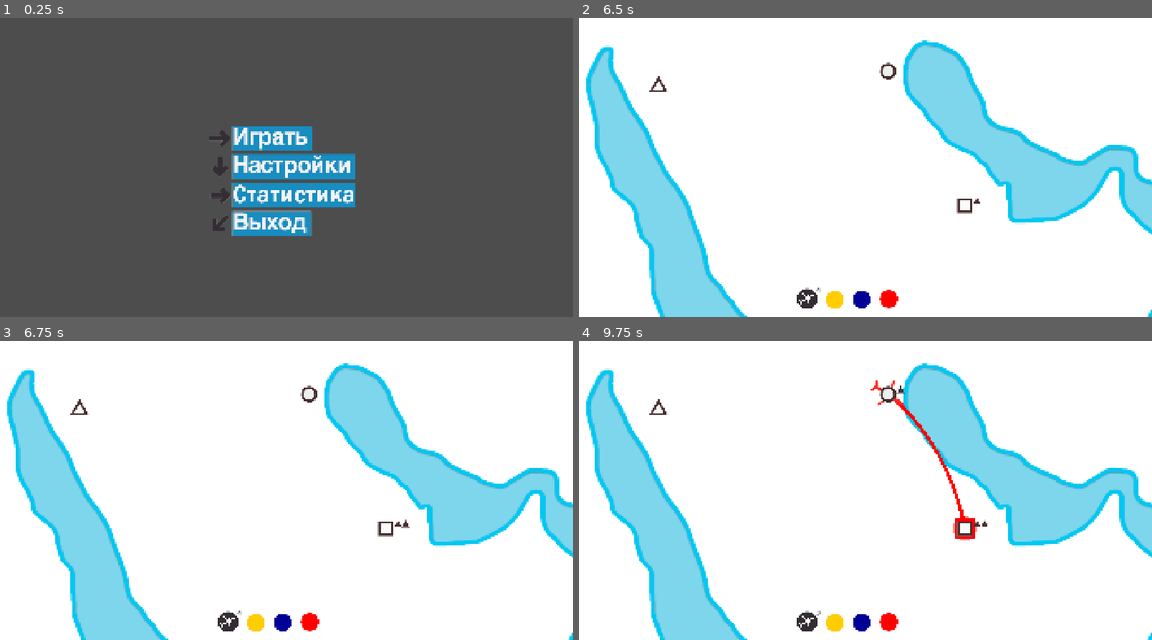
Above: before the commit, frames 1-4 (two rows, left to right).
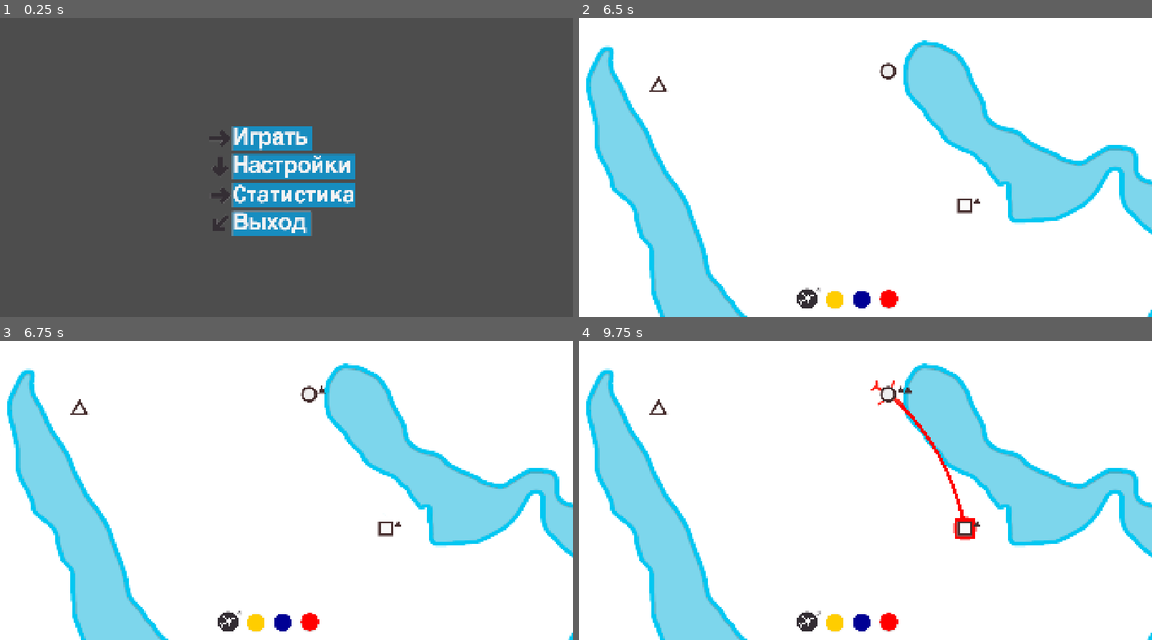
Above: after the commit, the same moments.

Repository: top-it-090304/Holding-Pattern
Game: Godot game, scene res://scene/StartMenu.tscn
Two runs of this game, one before a commit and one after it. Both use one fixed random seed, a clock stepped at 60 frames per second and the inputs below.
Inputs (mouse positions are in pixels of both pictures, inside the frame that each line leads up to):
- Up to frame 1 (0.25 s): no input
- Up to frame 2 (6.5 s): click (842, 137) at 0.5 s; click (836, 299) at 1.25 s; click (865, 299) at 2 s; click (888, 299) at 2.75 s; click (836, 299) at 3.5 s; click (865, 299) at 4.25 s; click (888, 299) at 5 s; click (836, 299) at 5.75 s
- Up to frame 3 (6.75 s): click (286, 622) at 6.5 s
- Up to frame 4 (9.75 s): click (888, 622) at 7.25 s; tap Enter at 8 s; drag from (808, 622) to (888, 394) at 8.02 s; tap Space at 8.75 s; drag from (888, 394) to (962, 529) at 8.77 s; click (962, 529) at 9.67 s

Frames 1-2 are identical in both runs. In frame 3, less than 0.1% of the frame differs, in the area x 55-72%, y 14-63%; in frame 4, less than 0.1%.

Commit message:
refactor: passengers spawn interval

Diff:
--- a/scripts/GameData.gd
+++ b/scripts/GameData.gd
@@ -1,7 +1,7 @@
 extends Node
 
 var start_planes: int = 4
-var max_passengers: int = 7
+var max_passengers: int = 15
 
 enum ShapeType { CIRCLE, SQUARE, TRIANGLE }
 
--- a/scripts/Main.gd
+++ b/scripts/Main.gd
@@ -10,6 +10,9 @@
 
 var passengers_delivery: int = 0
 var passenger_timer: Timer
+var skip_spawn: int = 0
+var storage_stack: bool = false
+var stack_chanse: float = 0.20
 
 var start_shapes = [
 	GameData.ShapeType.CIRCLE,
@@ -215,18 +218,54 @@
 	is_drawing = true
 
 func _on_passenger_timer_timeout():
+	if not storage_stack and randf() < stack_chanse:
+		storage_stack = true
+		skip_spawn = 1
+		return
+
+	if storage_stack:
+		skip_spawn += 1
+		if skip_spawn >= 3:
+			storage_stack = false
+			skip_spawn = 0
+
+			if randf() > 0.5:
+				_spawn_burst_two_passenger(2)
+			else:
+				_spawn_stack_passenger(3)
+		return
+
+	_spawn_one_passenger()
+
+func _spawn_burst_two_passenger(amount: int):
+	var target_airport = _get_airport_()
+	if not target_airport: return
+
+	for i in range(amount):
+		if target_airport.passengers.size() < 9:
+			target_airport.spawn_passenger()
+			await get_tree().create_timer(0.2).timeout
+
+func _spawn_stack_passenger(amount: int):
+	for i in range(amount):
+		var target_airport = _get_airport_()
+		if target_airport:
+			target_airport.spawn_passenger()
+
+			await get_tree().create_timer(0.1).timeout
+
+func _get_airport_():
 	var airports = get_tree().get_nodes_in_group("airports")
 	airports.shuffle()
-	for airport in airports:
-		if airport.passengers.size() < 9:
-			airport.spawn_passenger()
-			return
-
-	if airports.is_empty(): return
-	var random_airport = airports.pick_random()
-	if random_airport.passengers.size() >= 9:
-		return
-	random_airport.spawn_passenger()
+	for a in airports:
+		if a.passengers.size() < 9:
+			return a
+	return null
+
+func _spawn_one_passenger():
+	var target = _get_airport_()
+	if target:
+		target.spawn_passenger()
 
 func game_over(_failed_airport):
 	print("stop")
